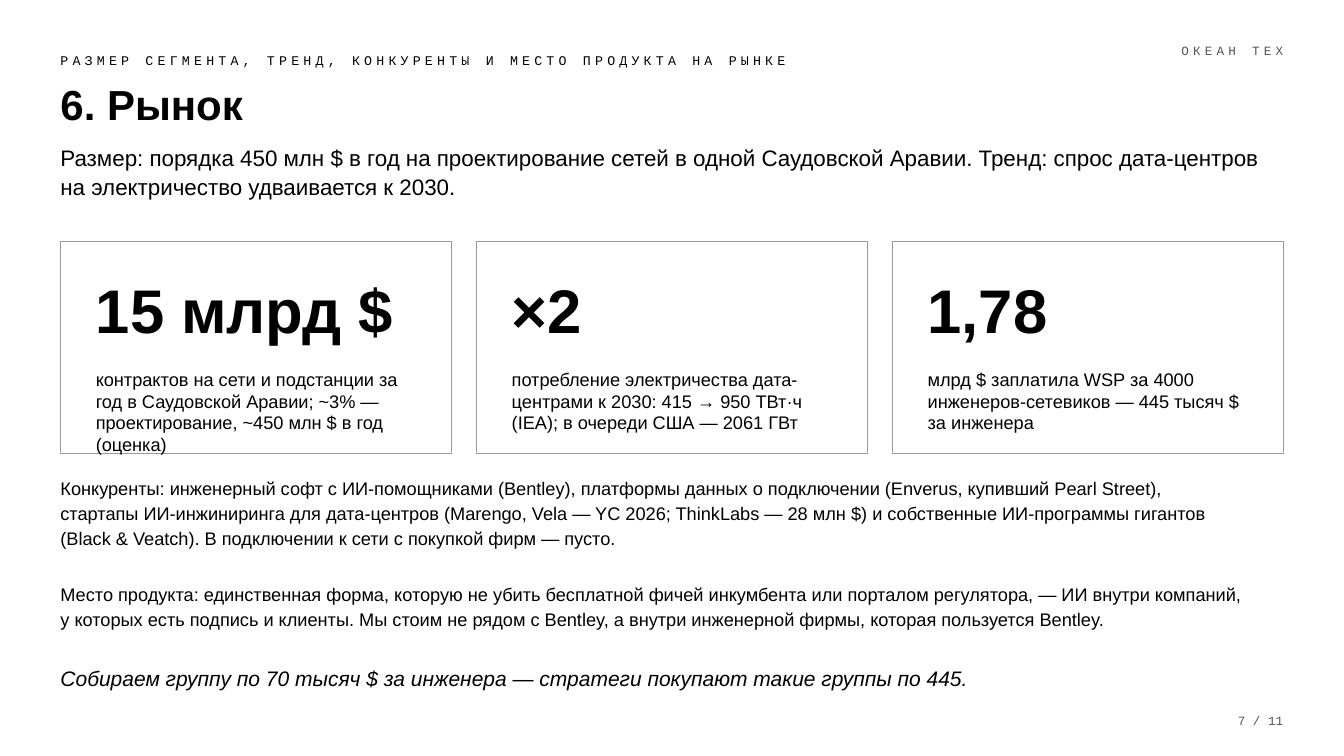
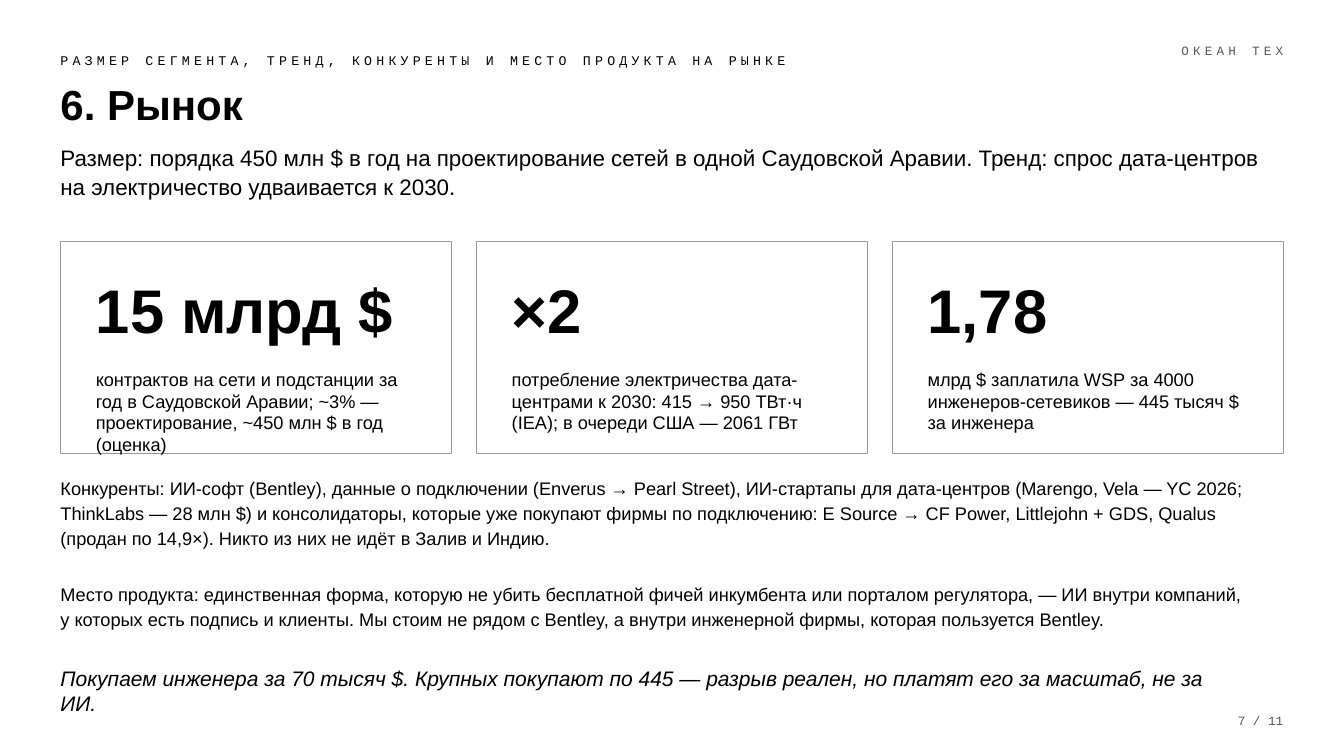
Before and after one commit to komoroshin/research, a slide deck: slide 7 of ai-case-library/research/ventures/grid-9block-deck-bw.pptx. Drawn at 1344x756 pixels with LibreOffice and Linux fonts; fonts in the diff are those of the drawing. Boxes give left, top, right and bottom in pixels: in the first picture for what was removed or moved away, otherwise in the second. Text is boxed around its words. In the diff, an @@ line names an element or a change of style, - is before the commit and + after.

```diff
--- a/ai-case-library/research/ventures/grid-9block-deck-bw.pptx
+++ b/ai-case-library/research/ventures/grid-9block-deck-bw.pptx
@@ text at bbox=[60, 481, 1242, 549]: text changed @@
-Конкуренты: инженерный софт с ИИ-помощниками (Bentley), платформы данных о подключении (Enverus, купивший Pearl Street), стартапы ИИ-инжиниринга для дата-центров (Marengo, Vela — YC 2026; ThinkLabs — 28 млн $) и собственные ИИ-программы гигантов (Black & Veatch). В подключении к сети с покупкой фирм — пусто.
+Конкуренты: ИИ-софт (Bentley), данные о подключении (Enverus → Pearl Street), ИИ-стартапы для дата-центров (Marengo, Vela — YC 2026; ThinkLabs — 28 млн $) и консолидаторы, которые уже покупают фирмы по подключению: E Source → CF Power, Littlejohn + GDS, Qualus (продан по 14,9×). Никто из них не идёт в Залив и Индию.
@@ text at bbox=[60, 670, 1202, 711]: text changed @@
-Собираем группу по 70 тысяч $ за инженера — стратеги покупают такие группы по 445.
+Покупаем инженера за 70 тысяч $. Крупных покупают по 445 — разрыв реален, но платят его за масштаб, не за ИИ.
```
Also in this commit, not shown: 3 other slides changed, 48 other files.
